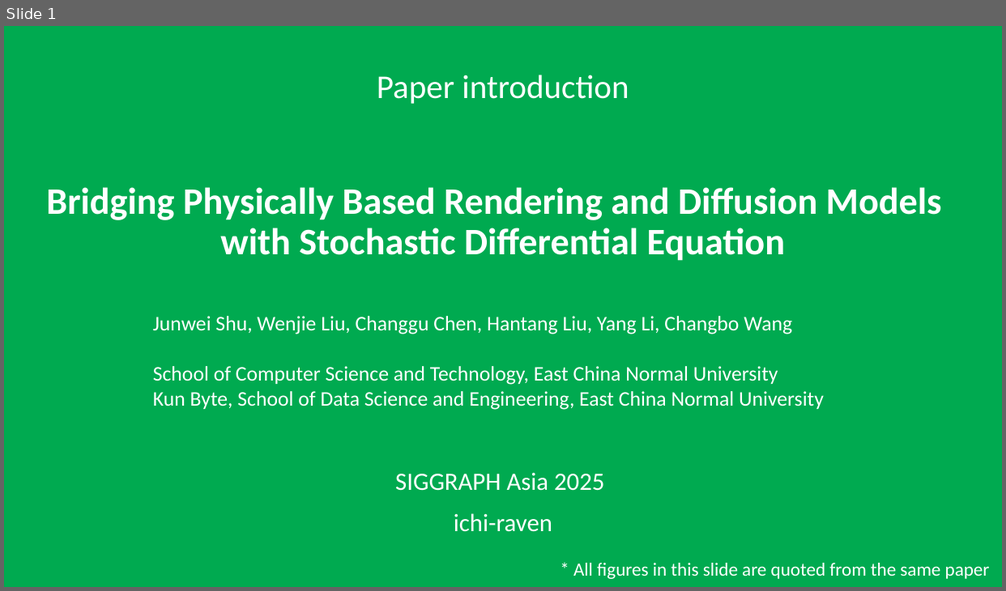
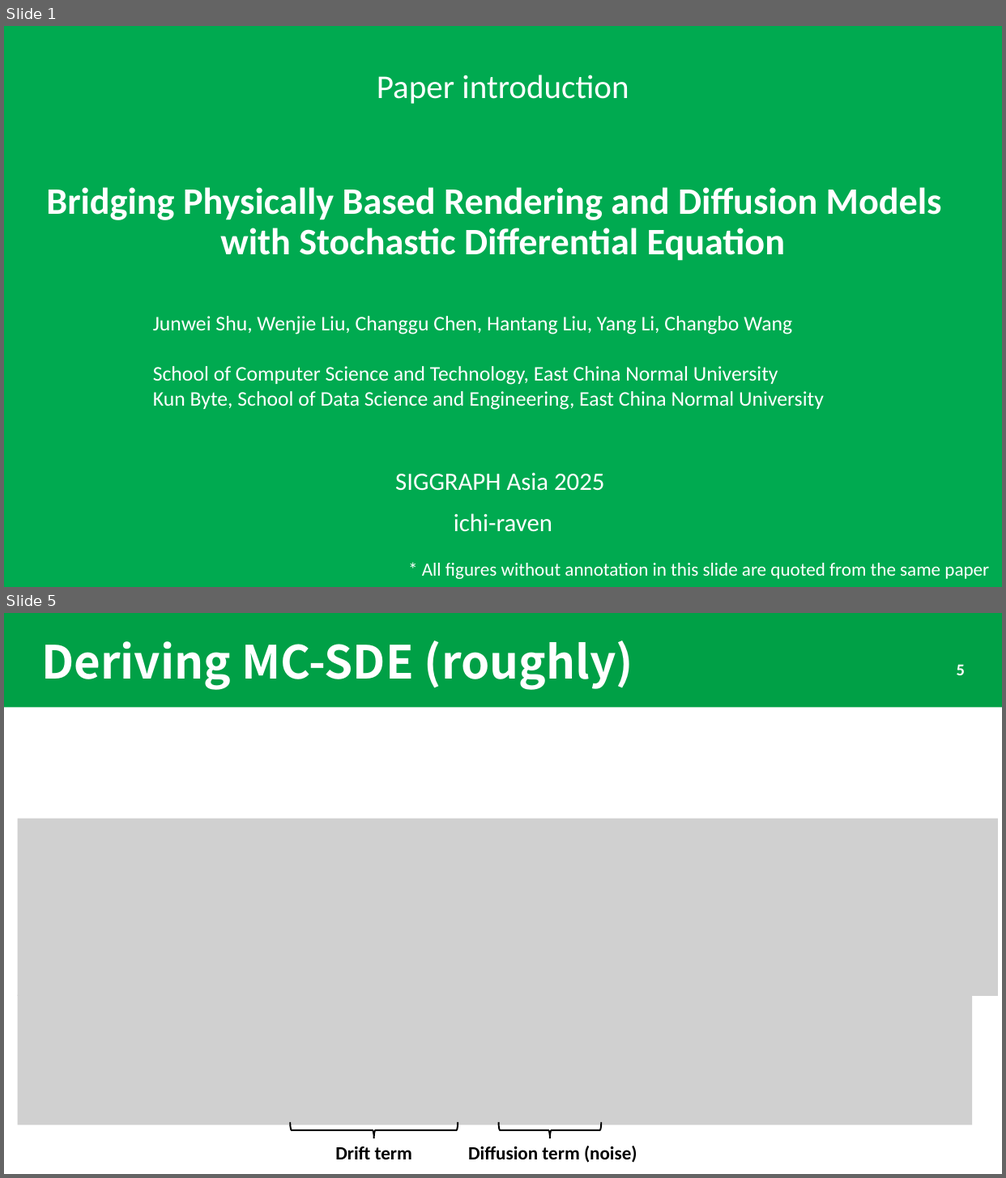
Before and after one commit to ichi-raven/paper-introductions, a slide deck: Bridging Physically Based Rendering and Diffusion Models with Stochastic Differential Equation.pptx. Shown one above the other, each under a label of ours: slide 1 before the commit, slides 1 and 5 after it; the slides between them are not shown. The pictures are 1006x591 and 1006x1178 pixels, drawn with LibreOffice and Linux fonts; fonts in the diff are those of the drawing; grey boxes stand for pictures. Boxes give left, top, right and bottom in pixels: in the first picture for what was removed or moved away, otherwise in the second. Text is boxed around its words. In the diff, an @@ line names an element or a change of style, - is before the commit and + after.

Commit message:
working on Bridging Physically Based Rendering and Diffusion Models with Stochastic Differential Equation

```diff
--- a/Bridging Physically Based Rendering and Diffusion Models with Stochastic Differential Equation.pptx
+++ b/Bridging Physically Based Rendering and Diffusion Models with Stochastic Differential Equation.pptx
@@ slide 5 added at (x1=4, y1=613, x2=1002, y2=1174), background #FFFFFF @@
@@ rectangle added at (x1=4, y1=613, x2=1002, y2=707), fill #00A046 @@
@@ title added at (x1=41, y1=641, x2=633, y2=690), 44 pt, text #FFFFFF, bold @@
+Deriving MC-SDE (roughly)
@@ page number added at (x1=957, y1=664, x2=965, y2=675), 16 pt, text #FFFFFF, bold @@
+5
@@ picture added at (x1=18, y1=819, x2=998, y2=996) @@
@@ picture added at (x1=18, y1=995, x2=972, y2=1126) @@
@@ left brace added at (x1=290, y1=1122, x2=458, y2=1139), outline #000000 1.5 pt @@
@@ left brace added at (x1=498, y1=1122, x2=601, y2=1139), outline #000000 1.5 pt @@
@@ text added at (x1=335, y1=1147, x2=412, y2=1160), 18 pt, text #000000, bold @@
+Drift term
@@ text added at (x1=468, y1=1146, x2=637, y2=1163), 18 pt, text #000000, bold @@
+Diffusion term (noise)
@@ slide 1 changed as well @@
@@ text at (x1=422, y1=563, x2=989, y2=579): text changed @@
-* All figures in this slide are quoted from the same paper
+* All figures without annotation in this slide are quoted from the same paper
```
Also in this commit, not shown: 5 other slides added, 1 slide removed, 1 other file.
